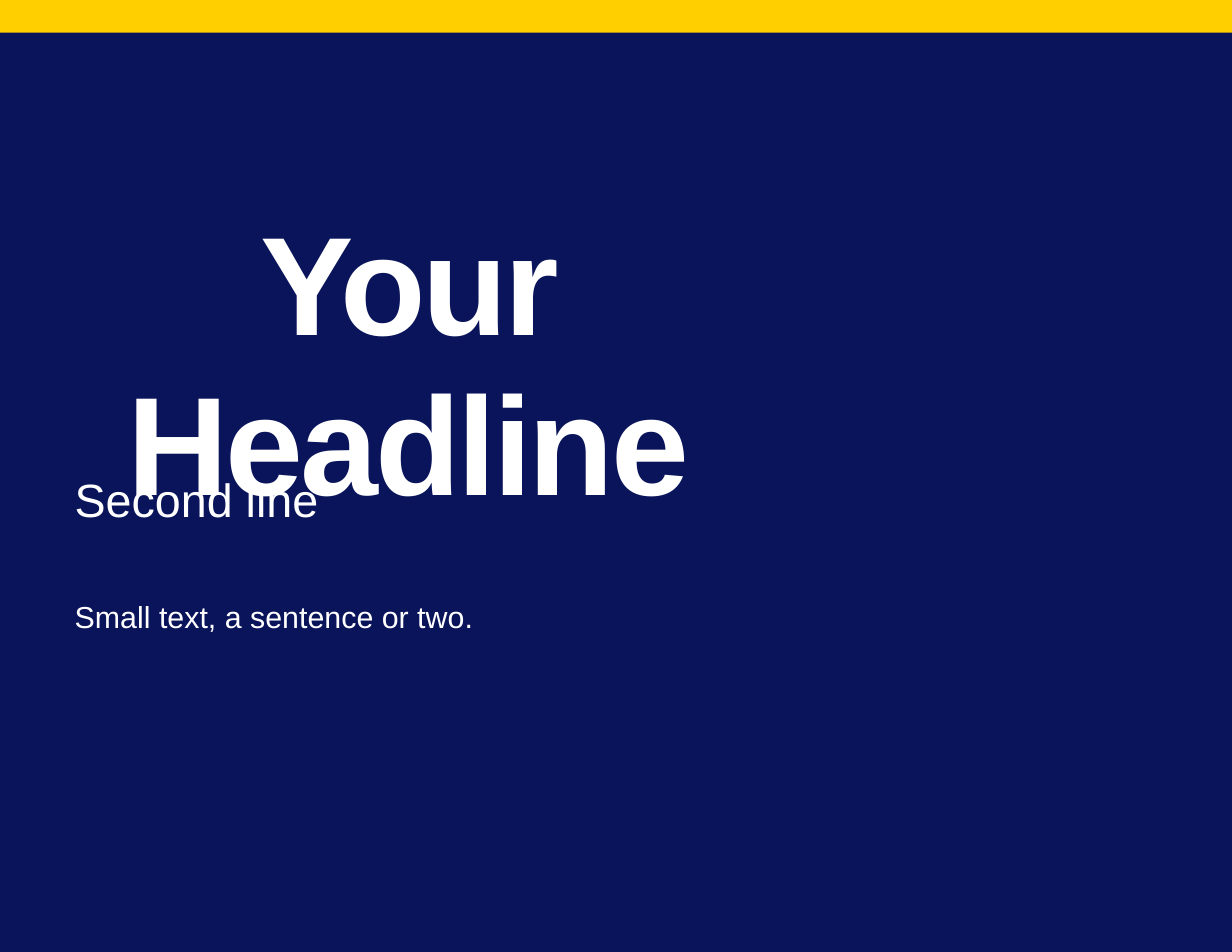
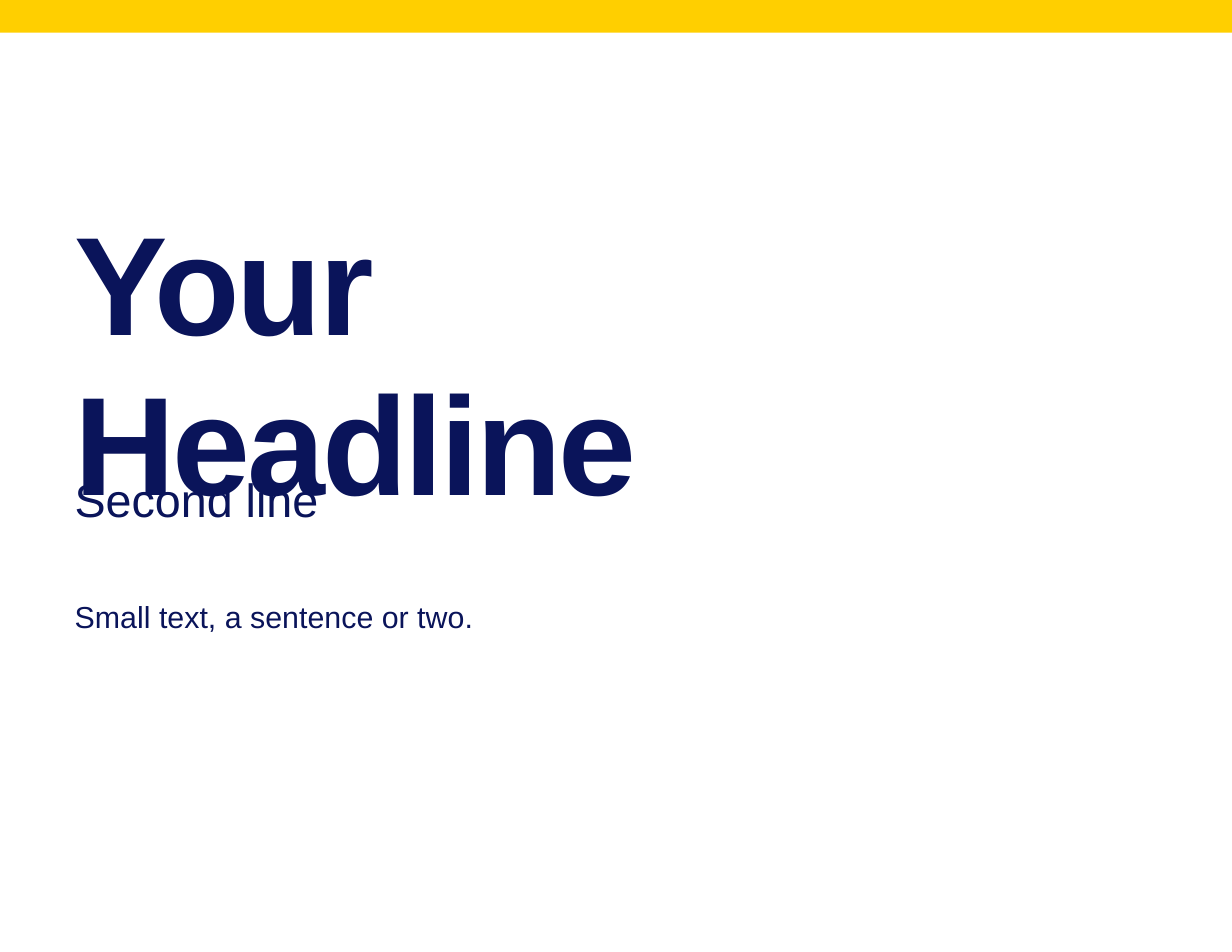
Before and after one commit to NashvillePBS/wnpt-lowerthird, a slide deck: slide 8 of templates/signs/NashvillePBS-EventSigns-Letter-Landscape.pptx. Drawn at 1232x952 pixels with LibreOffice and Linux fonts; fonts in the diff are those of the drawing; background and template pictures are left out. Boxes give left, top, right and bottom in pixels: in the first picture for what was removed or moved away, otherwise in the second. Text is boxed around its words. In the diff, an @@ line names an element or a change of style, - is before the commit and + after.

```diff
--- a/templates/signs/NashvillePBS-EventSigns-Letter-Landscape.pptx
+++ b/templates/signs/NashvillePBS-EventSigns-Letter-Landscape.pptx
@@ background #0A145A to #FFFFFF @@
@@ title "Your Headline" at <box>75,238,637,518</box>: text colour #FFFFFF to #0A145A; alignment centre to left @@
@@ text "Second line" at <box>75,481,319,518</box>: text colour #FFFFFF to #0A145A @@
@@ text "Small text, a sentence or ..." at <box>75,606,473,632</box>: text colour #FFFFFF to #0A145A @@
```
Also in this commit, not shown: 8 other slides changed, 27 other files.
